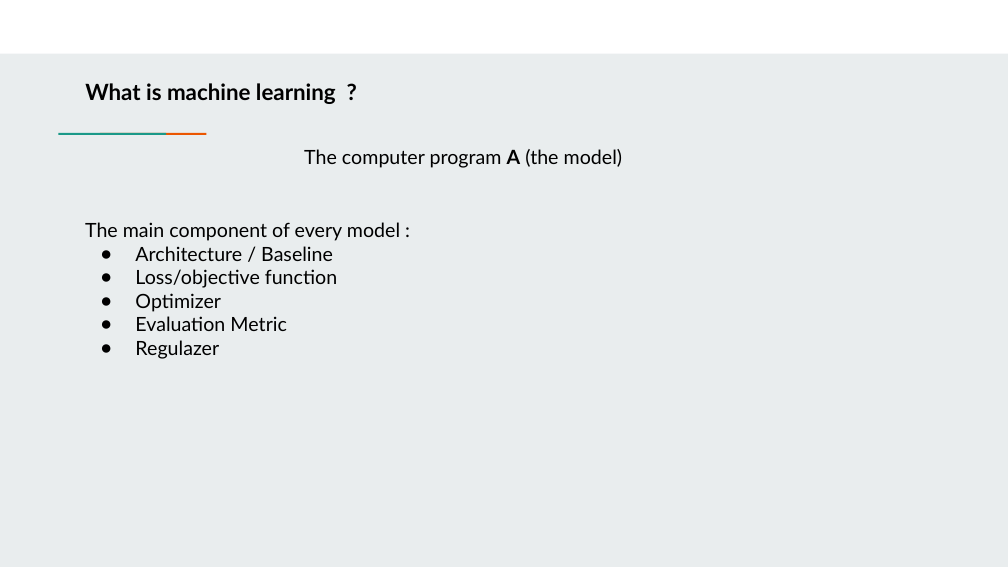
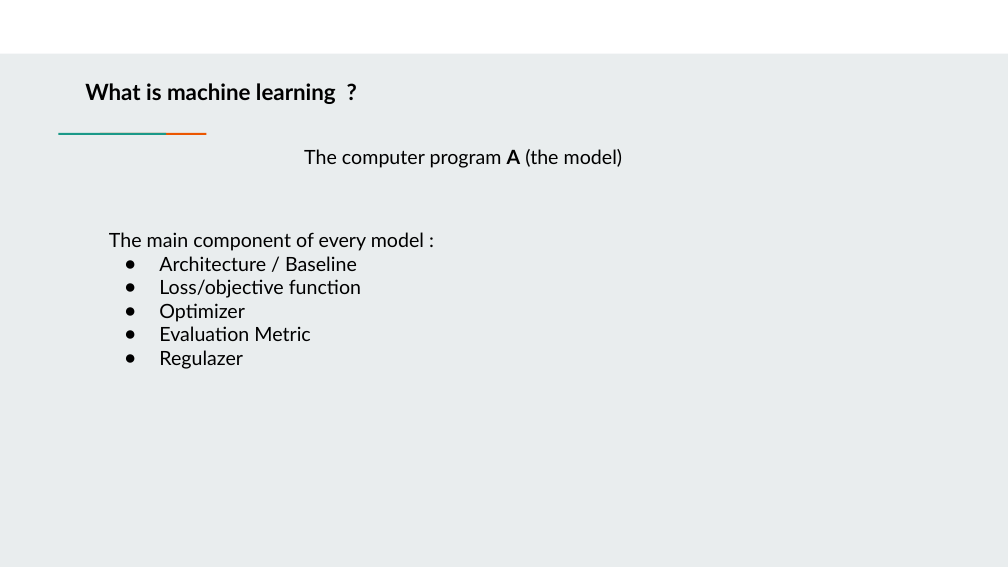
Before and after one commit to farouqBenarous/Machine_Learning_101_Workshop, a slide deck: slide 7 of 20-03-2021/Presentation/Machine learning 101.pptx. Drawn at 1008x567 pixels with LibreOffice and Linux fonts; fonts in the diff are those of the drawing. Boxes give left, top, right and bottom in pixels: in the first picture for what was removed or moved away, otherwise in the second. Text is boxed around its words. In the diff, an @@ line names an element or a change of style, - is before the commit and + after.

```diff
--- a/20-03-2021/Presentation/Machine learning 101.pptx
+++ b/20-03-2021/Presentation/Machine learning 101.pptx
@@ text "The main component of every ...": place and size @@
-text "The main component of every ..." at bbox=[85, 222, 400, 359]
+text "The main component of every ..." at bbox=[109, 232, 424, 369]
```
Also in this commit, not shown: 7 other slides changed, 2 slides added, 1 slide removed, 2 other files.
